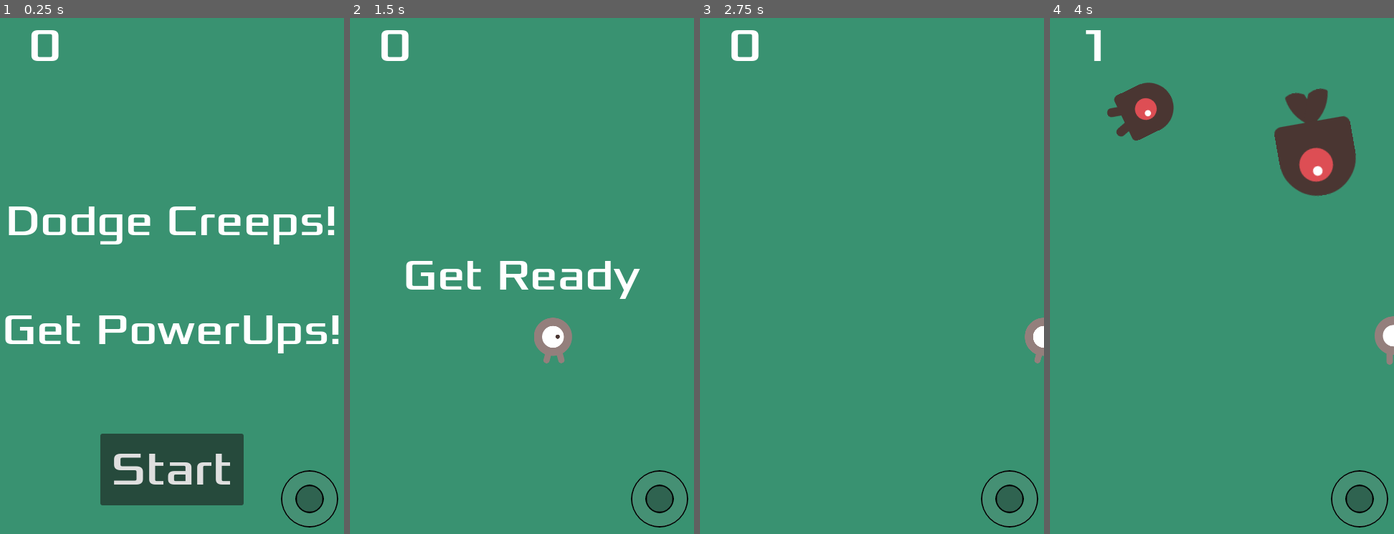
Above: before the commit, frames 1-4 (left to right).
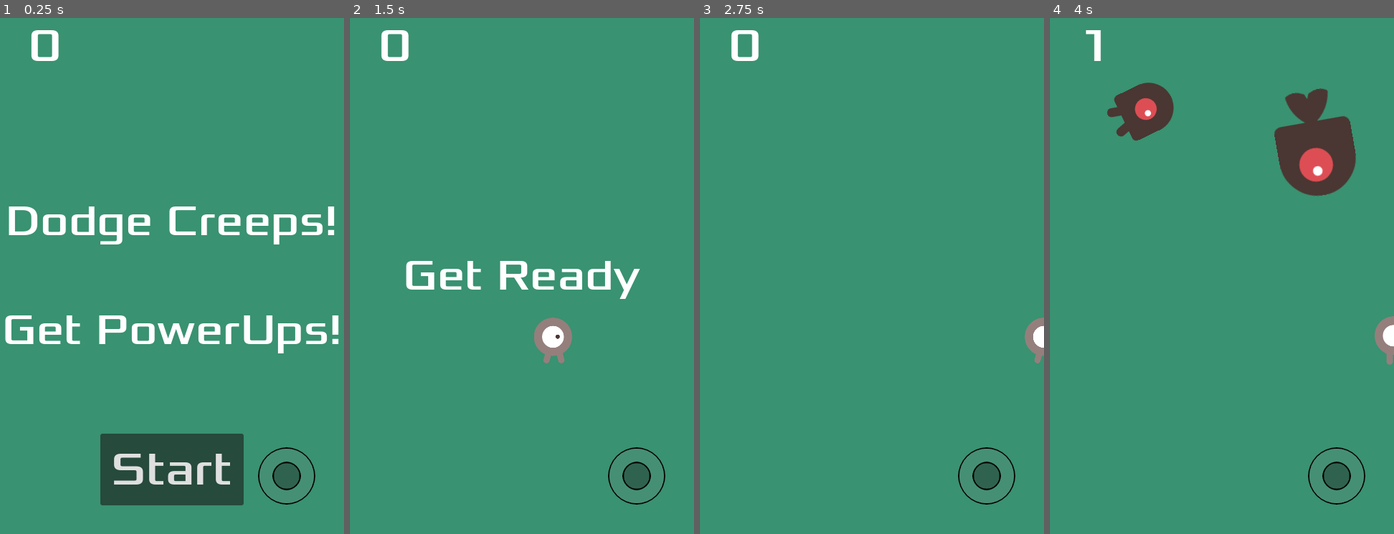
Above: after the commit, the same moments.

Repository: ajtran303/godot-creep-dodge-redux
Game: Godot game, scene res://main.tscn
Two runs of this game, one before a commit and one after it. Both use one fixed random seed, a clock stepped at 60 frames per second and the inputs below. The engine's default icon, where the game draws it, is replaced by a stand-in: a white triangle on a blue panel in a dark square.
Inputs (mouse positions are in pixels of both pictures, inside the frame that each line leads up to):
- Up to frame 1 (0.25 s): no input
- Up to frame 2 (1.5 s): click "Start" at 0.5 s; move the mouse to (597, 250) at 1.27 s; hold Right (move_right) from 1.28 s (still down); click (597, 250) at 1.42 s
- Up to frame 3 (2.75 s): release Right (move_right) at 2 s; drag from (803, 301) to (854, 379) at 2.02 s
- Up to frame 4 (4 s): move the mouse to (1256, 162) at 2.77 s; hold Right (move_right) 2.78-3.5 s; drag from (1204, 379) to (1118, 198) at 3.52 s

The runs differ from the first frame. In frame 1, 1.0% of the frame differs, in the area x 75-99%, y 83-99%; in frame 2, 1.0%; in frame 3, 1.0%; in frame 4, 1.0%.

Commit message:
move joystick

Diff:
--- a/hud.tscn
+++ b/hud.tscn
@@ -114,10 +114,10 @@
 anchor_top = 1.0
 anchor_right = 1.0
 anchor_bottom = 1.0
-offset_left = -88.0
-offset_top = -89.0
-offset_right = -8.0
-offset_bottom = -9.0
+offset_left = -120.0
+offset_top = -121.0
+offset_right = -40.0
+offset_bottom = -41.0
 grow_horizontal = 0
 grow_vertical = 0
 script = ExtResource("3_8sq4i")
